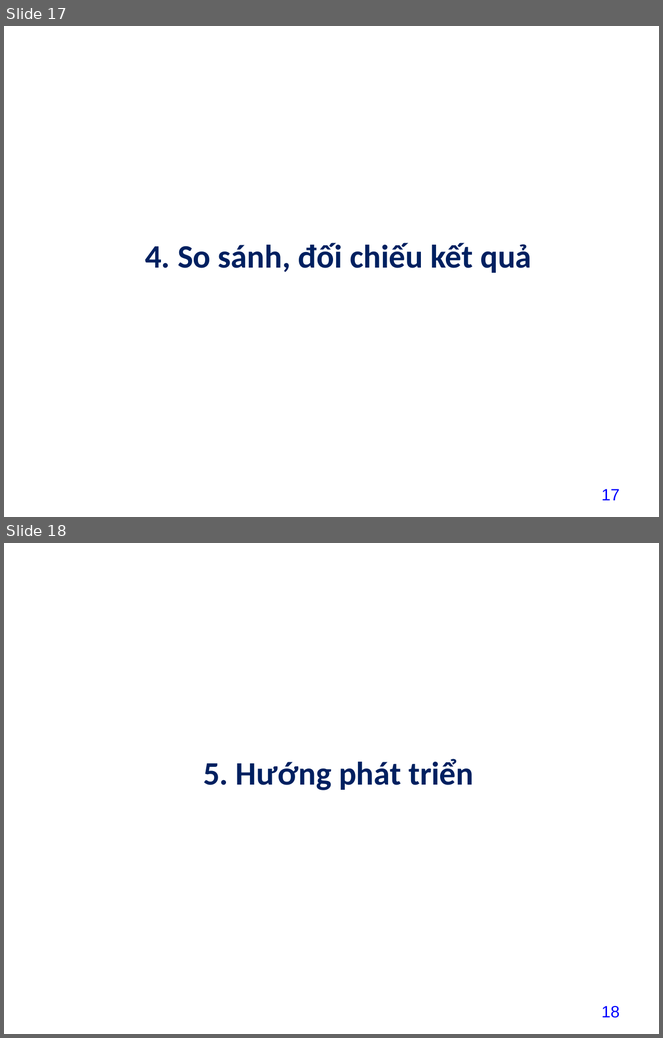
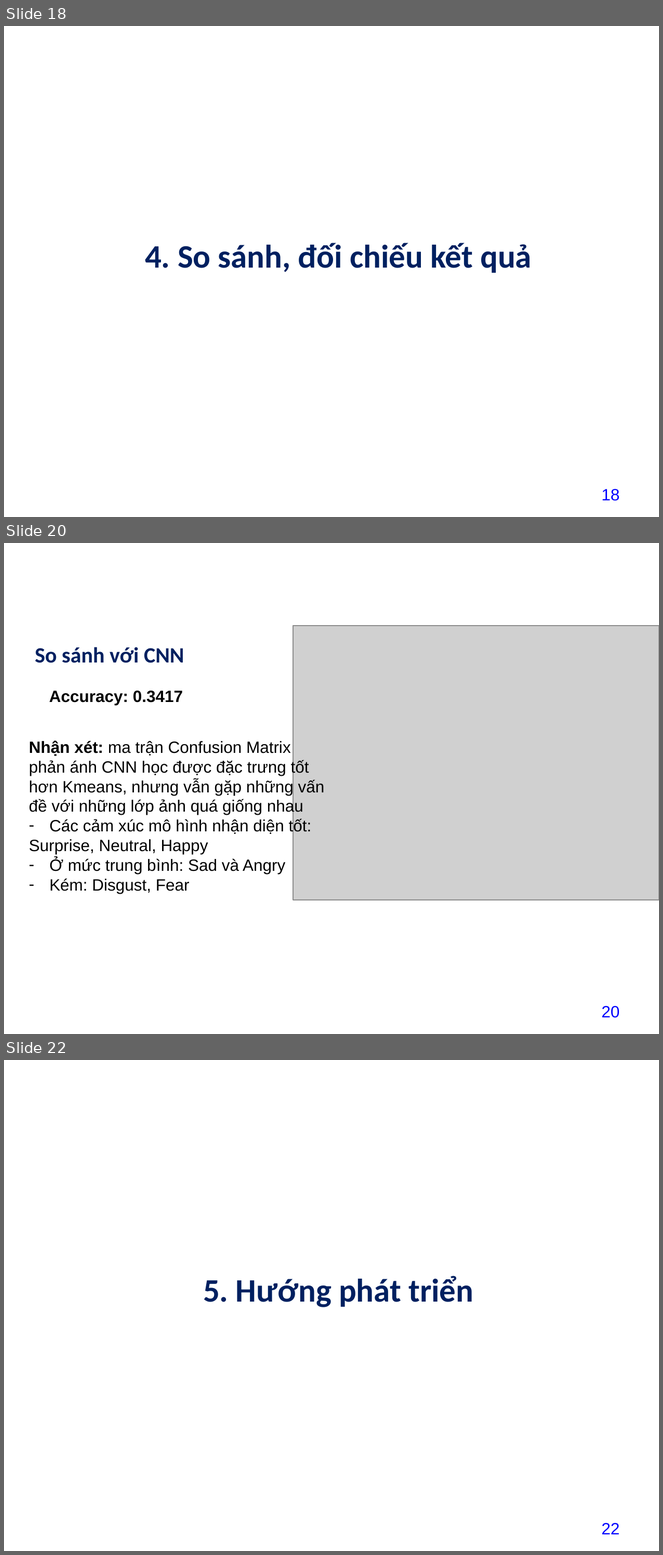
Before and after one commit to datdatnguyen2609/datdatnguyen2609, a slide deck: project/baitaplon/13_NguyenThanhDat211440519_baitaplon.pptx. Shown one above the other, each under a label of ours: slides 17 and 18 before the commit, slides 18, 20 and 22 after it; the slides between them are not shown. The pictures are 663x1038 and 663x1555 pixels, drawn with LibreOffice and Linux fonts; fonts in the diff are those of the drawing; grey boxes stand for pictures; background and template pictures are left out. Boxes give left, top, right and bottom in pixels: in the first picture for what was removed or moved away, otherwise in the second. Text is boxed around its words. In the diff, an @@ line names an element or a change of style, - is before the commit and + after.

```diff
--- a/project/baitaplon/13_NguyenThanhDat211440519_baitaplon.pptx
+++ b/project/baitaplon/13_NguyenThanhDat211440519_baitaplon.pptx
@@ slide 20 added at (x1=4, y1=543, x2=659, y2=1034), background picture (left out) @@
@@ text added at (x1=22, y1=566, x2=350, y2=599), 24 pt, text #FFFFFF, bold @@
+4. So sánh, đối chiếu kết quả
@@ picture added at (x1=293, y1=626, x2=659, y2=900) @@
@@ title added at (x1=35, y1=647, x2=184, y2=663), 24 pt, text #002060, bold @@
+So sánh với CNN
@@ text added at (x1=49, y1=691, x2=183, y2=705), 18 pt, text #000000, bold @@
+Accuracy: 0.3417
@@ text added at (x1=29, y1=741, x2=325, y2=894), 18 pt, text #000000 @@
+Nhận xét: ma trận Confusion Matrix phản ánh CNN học được đặc trưng tốt hơn Kmeans, nhưng vẫn gặp những vấn đề với những lớp ảnh quá giống nhau
+– Các cảm xúc mô hình nhận diện tốt:
+        Surprise, Neutral, Happy
+– Ở mức trung bình: Sad và Angry
+– Kém: Disgust, Fear
@@ page number added at (x1=601, y1=1006, x2=620, y2=1018), 18 pt, text #0000FF @@
+20
@@ what was slide 17 is now slide 18 @@
@@ page number at (x1=601, y1=489, x2=620, y2=501): text changed @@
-17
+18
@@ what was slide 18 is now slide 22 @@
@@ page number at (x1=601, y1=1523, x2=620, y2=1535): text changed @@
-18
+22
```
Also in this commit, not shown: 2 slides changed, 3 other slides added, 9 other files.
